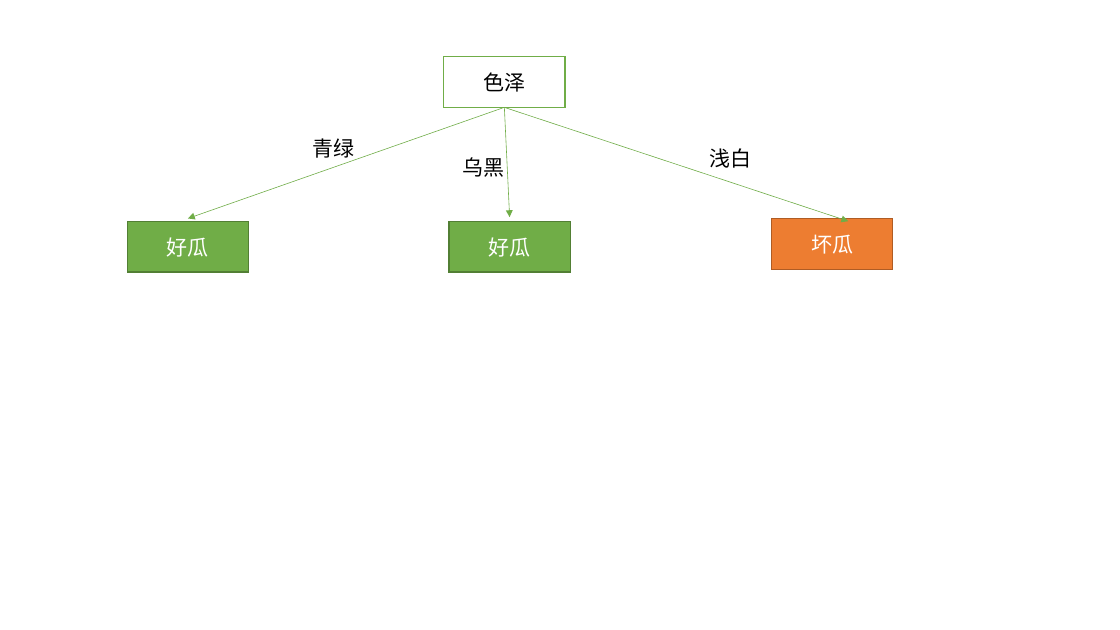
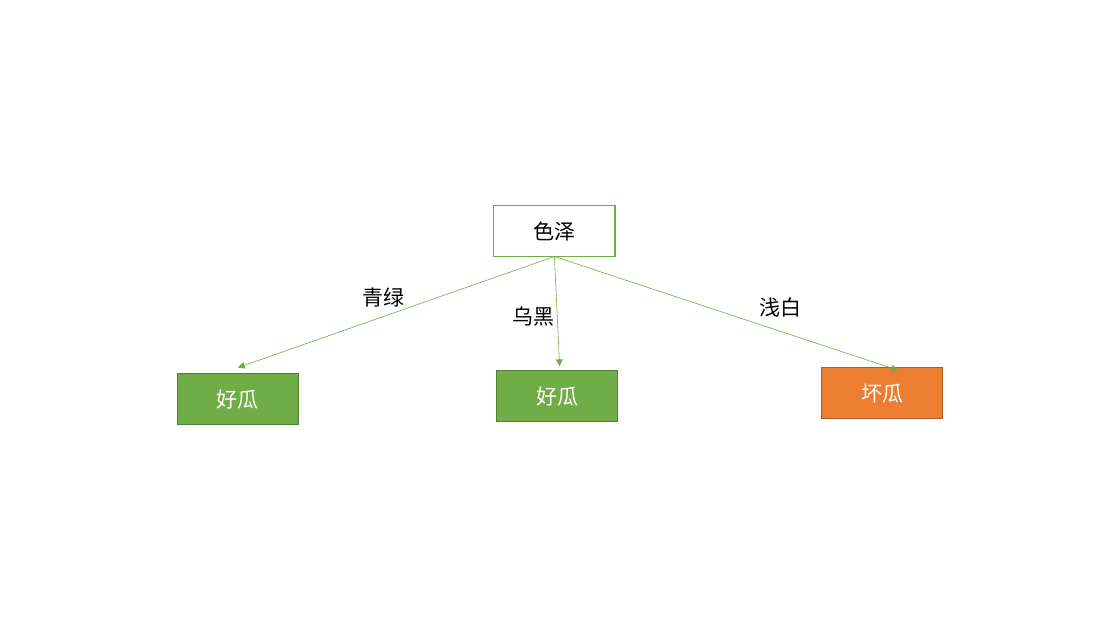
Before and after one commit to spiritTrance/dasanshang_homework, a slide deck: slide 4 of 机器学习/ch4/images/决策树.pptx (slide 3 before the commit). Drawn at 1120x630 pixels with LibreOffice and Linux fonts; fonts in the diff are those of the drawing. Boxes give left, top, right and bottom in pixels: in the first picture for what was removed or moved away, otherwise in the second. Text is boxed around its words. In the diff, an @@ line names an element or a change of style, - is before the commit and + after.

```diff
--- a/机器学习/ch4/images/决策树.pptx
+++ b/机器学习/ch4/images/决策树.pptx
@@ 3 texts, 3 arrows, 2 rectangles: place and size @@
-3 texts, 3 arrows, 2 rectangles at <box>188,56,892,270</box>
+3 texts, 3 arrows, 2 rectangles at <box>238,206,943,419</box>
@@ rectangle "好瓜": place and size @@
-rectangle "好瓜" at <box>128,221,249,272</box>
+rectangle "好瓜" at <box>177,374,298,425</box>
@@ rectangle "好瓜": place and size @@
-rectangle "好瓜" at <box>450,221,571,272</box>
+rectangle "好瓜" at <box>497,371,618,422</box>
```
Also in this commit, not shown: 2 other slides changed, 1 slide added, 1 slide removed, 31 other files.
